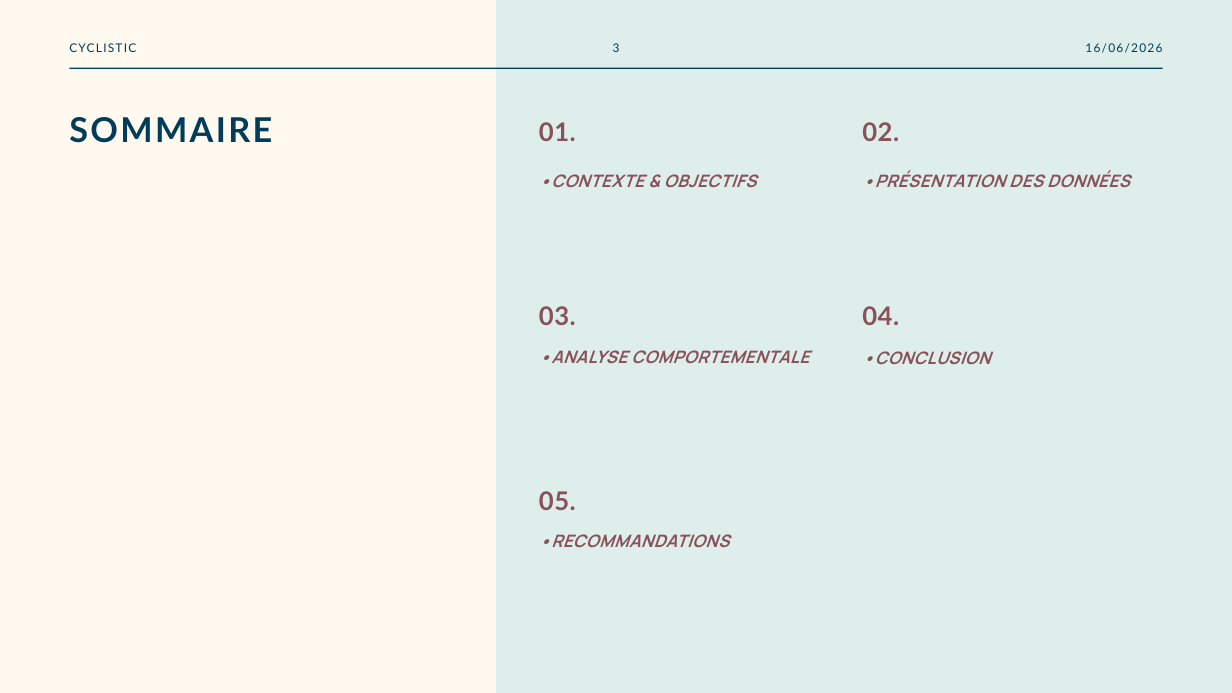
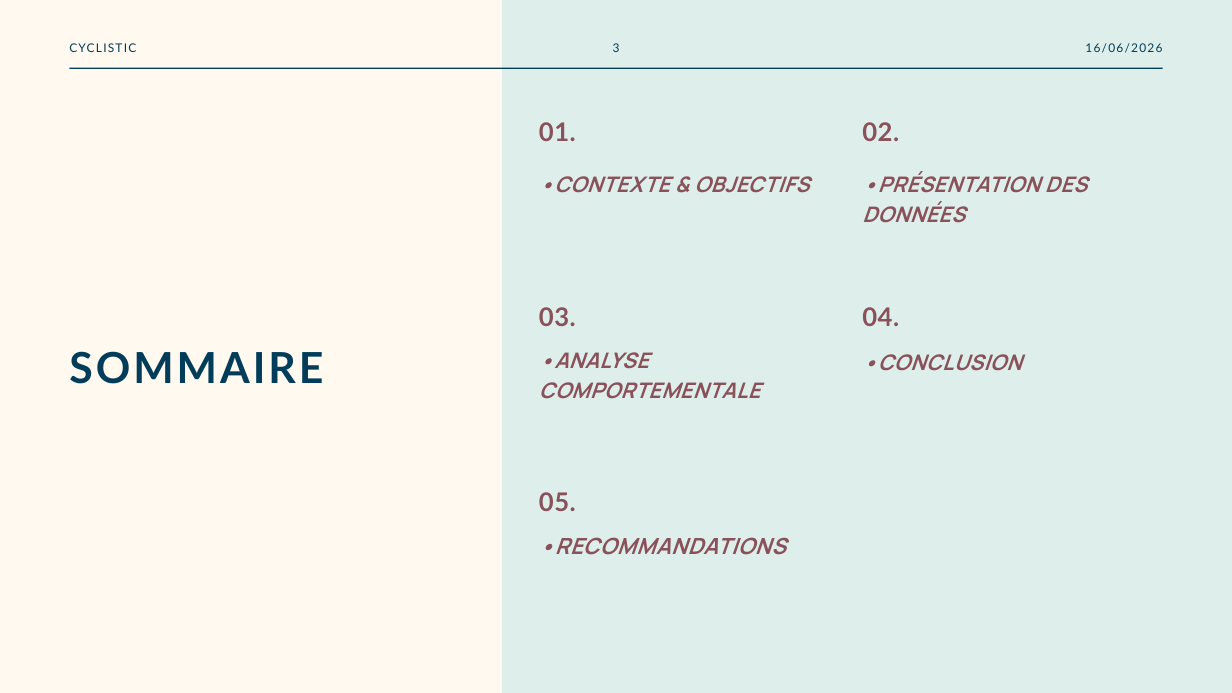
Before and after one commit to Loic0427/Data_etudes_de_cas, a slide deck: slide 3 of Velo en libre service/Etude_de_cas_cyclistic.pptx. Drawn at 1232x693 pixels with LibreOffice and Linux fonts; fonts in the diff are those of the drawing. Boxes give left, top, right and bottom in pixels: in the first picture for what was removed or moved away, otherwise in the second. Text is boxed around its words. In the diff, an @@ line names an element or a change of style, - is before the commit and + after.

```diff
--- a/Velo en libre service/Etude_de_cas_cyclistic.pptx
+++ b/Velo en libre service/Etude_de_cas_cyclistic.pptx
@@ freeform shape: place and size @@
-freeform shape at (496,0,1232,693)
+freeform shape at (501,0,1232,693)
@@ size 20 to 25 pt, letter spacing 0.4 to 0.5 pt; line spacing 28pt to 35pt in 4 elements at (862,354,1021,371), (539,176,809,193), (539,352,761,399), (862,171,1087,223) @@
@@ text "SOMMAIRE": place and size @@
-text "SOMMAIRE" at (69,117,272,143)
+text "SOMMAIRE" at (69,351,323,384)
@@ text "SOMMAIRE" at (69,351,323,384): size 40 to 50 pt, letter spacing 2.8 to 3.5 pt; line spacing 56pt to 70pt @@
@@ text "•RECOMMANDATIONS" at (539,537,786,555): size 20 to 26 pt, letter spacing 0.4 to 0.5 pt; line spacing 28pt to 36.4pt @@
```
Also in this commit, not shown: 5 other slides changed.
